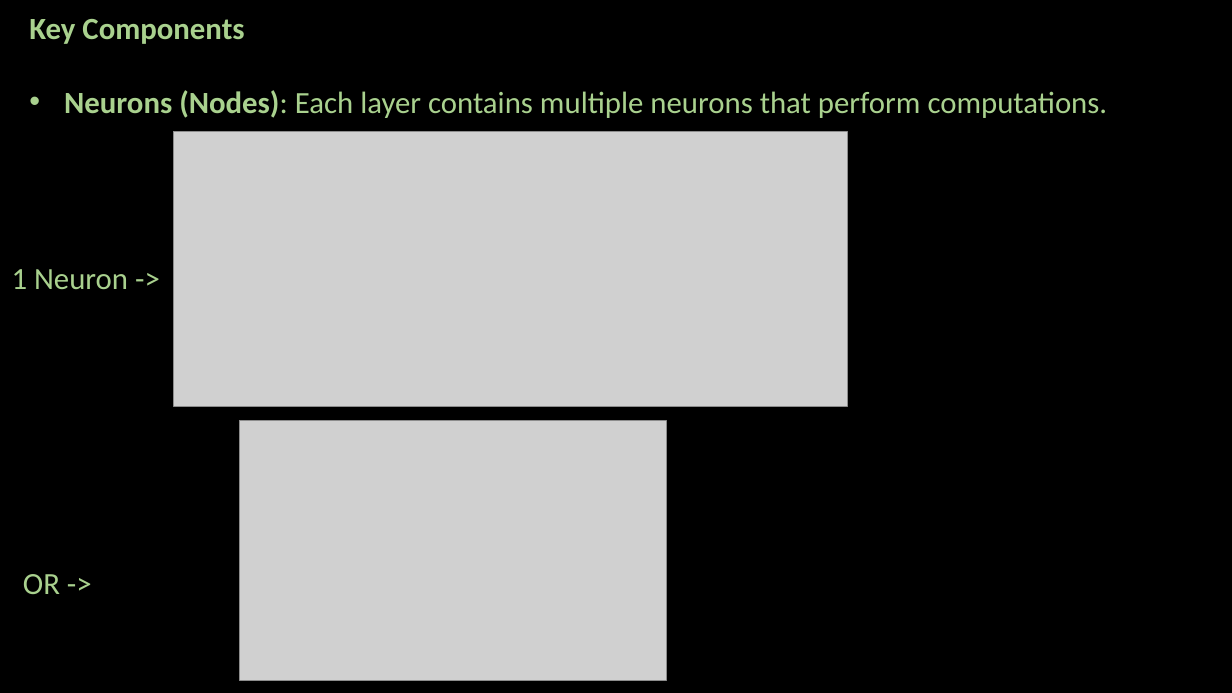
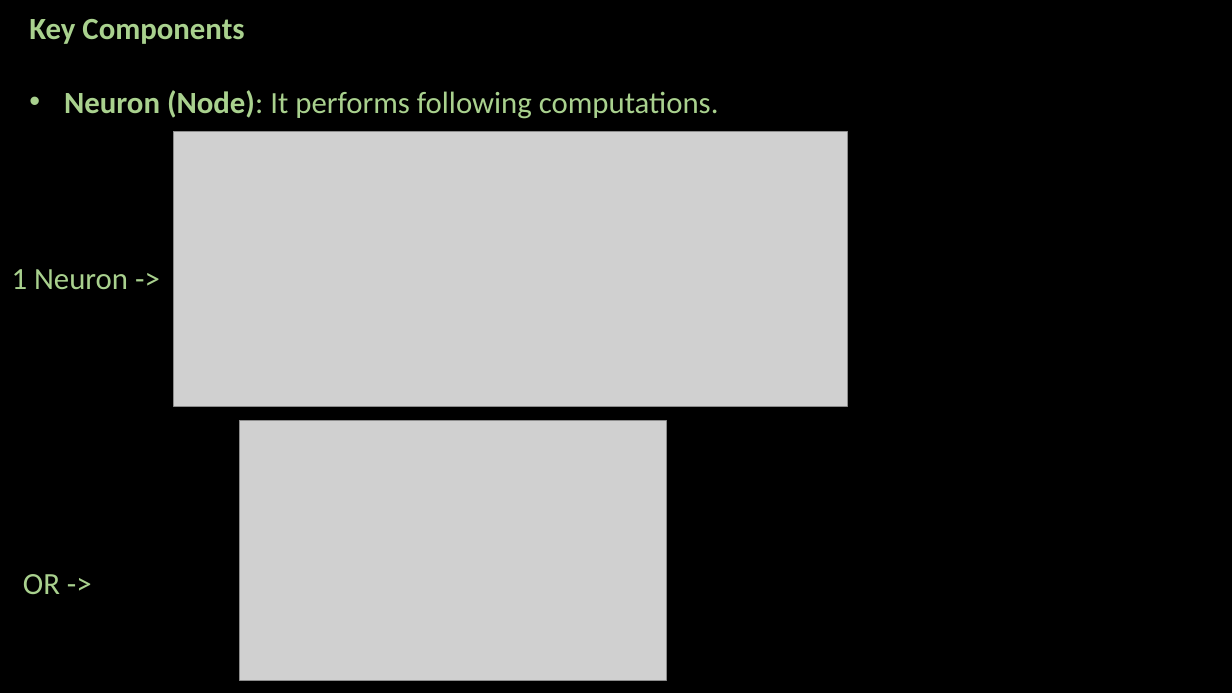
Before and after one commit to ash322ash422/youtube, a slide deck: slide 9 of deep_learning/1_ANN/2-ANN-CORE.pptx (slide 8 before the commit). Drawn at 1232x693 pixels with LibreOffice and Linux fonts; fonts in the diff are those of the drawing; grey boxes stand for pictures; background and template pictures are left out. Boxes give left, top, right and bottom in pixels: in the first picture for what was removed or moved away, otherwise in the second. Text is boxed around its words. In the diff, an @@ line names an element or a change of style, - is before the commit and + after.

```diff
--- a/deep_learning/1_ANN/2-ANN-CORE.pptx
+++ b/deep_learning/1_ANN/2-ANN-CORE.pptx
@@ text at (64,90,719,119): text changed @@
-• Neurons (Nodes): Each layer contains multiple neurons that perform computations.
+• Neuron (Node): It performs following computations.
```
Also in this commit, not shown: 20 other slides changed, 1 slide added, 1 slide removed, 51 other files.
